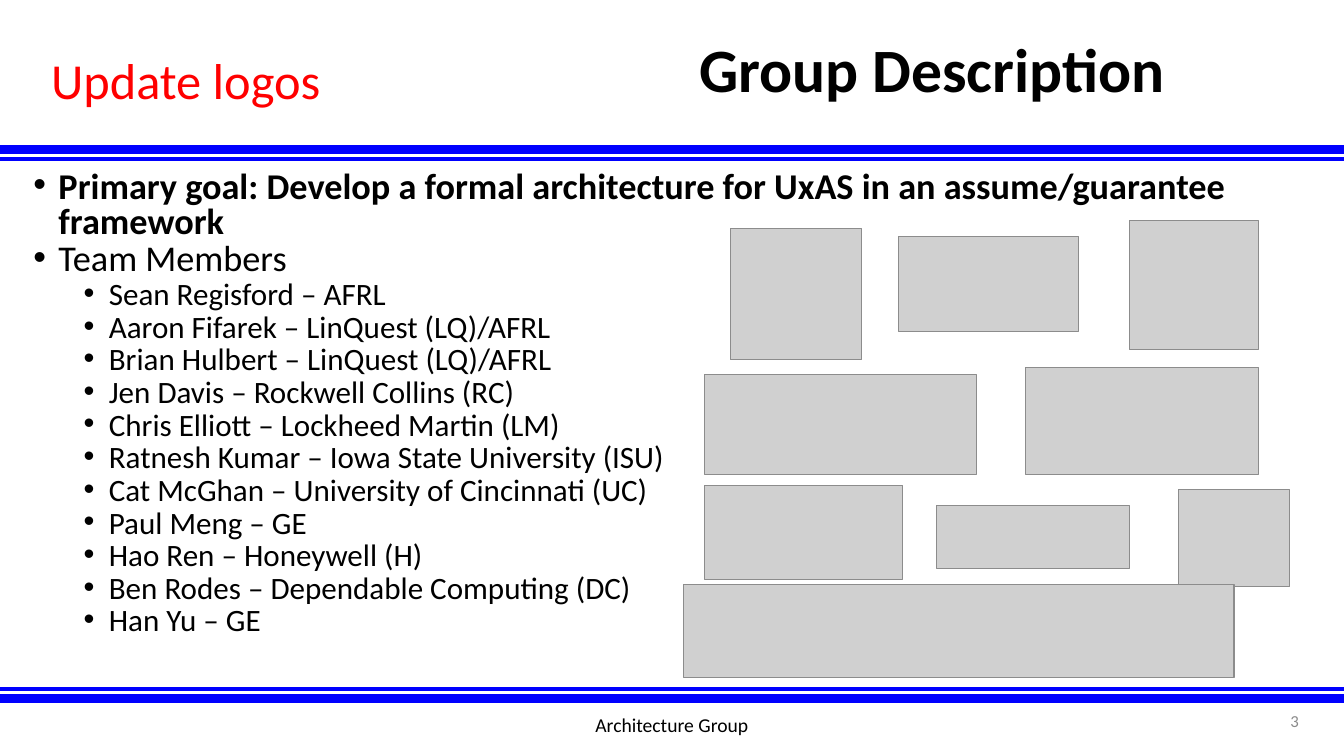
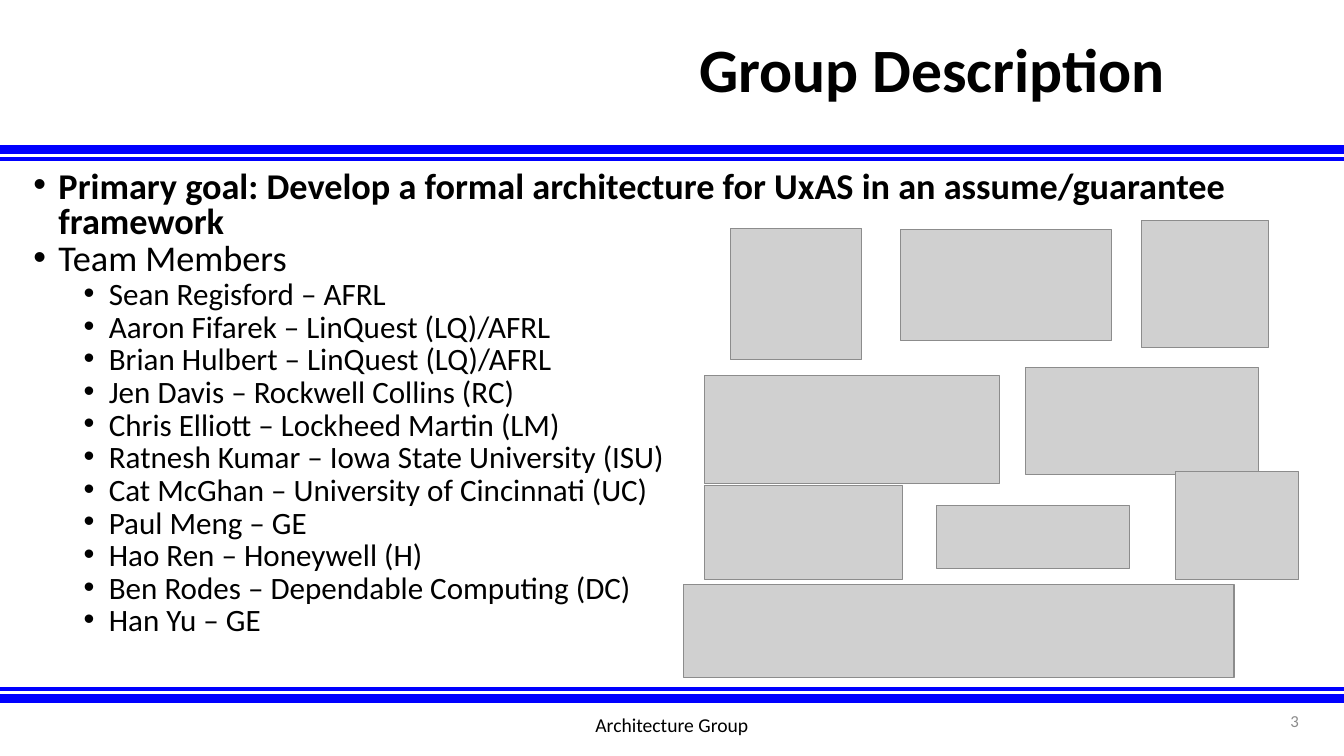
Before and after one commit to afrl-rq/OpenUxAS-SoI, a slide deck: slide 3 of presentations/S5_SoI_Architecture_Group.pptx. Drawn at 1344x756 pixels with LibreOffice and Linux fonts; fonts in the diff are those of the drawing; grey boxes stand for pictures; background and template pictures are left out. Boxes give left, top, right and bottom in pixels: in the first picture for what was removed or moved away, otherwise in the second. Text is boxed around its words. In the diff, an @@ line names an element or a change of style, - is before the commit and + after.

```diff
--- a/presentations/S5_SoI_Architecture_Group.pptx
+++ b/presentations/S5_SoI_Architecture_Group.pptx
@@ text removed at [51,64,321,108] @@
-Update logos
@@ picture: place and size @@
-picture at [899,237,1080,332]
+picture at [900,230,1111,341]
@@ picture: place and size @@
-picture at [1129,221,1258,350]
+picture at [1142,221,1269,348]
@@ picture: place and size @@
-picture at [705,375,977,475]
+picture at [705,376,1000,484]
@@ picture: place and size @@
-picture at [1179,490,1291,588]
+picture at [1176,472,1299,580]
```
Also in this commit, not shown: 8 other slides changed, 8 slides added.
